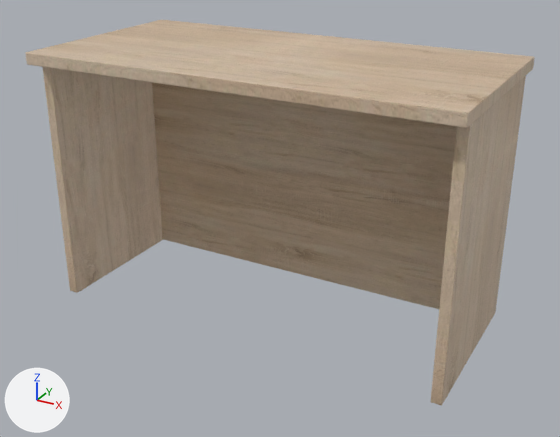
A saved change to the glTF model TableSonoma.glb.
The view is the same before and after, from a 50 mm camera at (2.313, -1.959, 1.177) aimed at (1.345, -0.198, 0.296). The axes (+X, +Y, +Z) are drawn at lower left. The lights are the same throughout. The picture after the commit comes second. Where no turn or scale is listed for an object, it has been applied to the vertices. Vertices at exactly the same position are counted once.
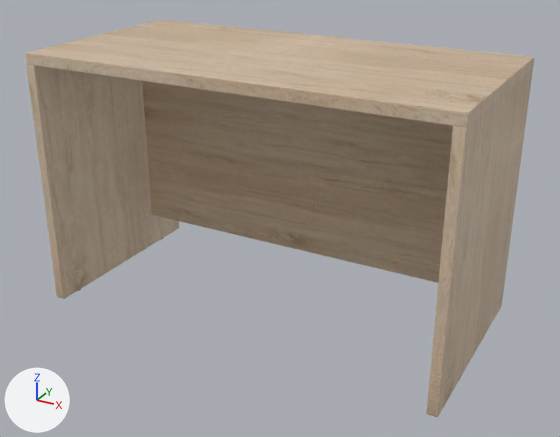
What differs and where, as boxes [x1, y1, x2, y2] in the pictures (560 x 437 px; the box of a moved part takes in the faces that stretch with it):
'Box005', reshaped, moved (11% shorter)
    before: [152, 83, 456, 309]
    after: [142, 81, 453, 283]
'Box003', reshaped, moved
    before: [43, 67, 163, 293]
    after: [26, 63, 179, 299]
'Box004', reshaped, moved (12% wider)
    before: [431, 76, 526, 406]
    after: [426, 70, 533, 417]
part 1 of me_box003, moved or reshaped
    before: [43, 67, 472, 406]
    after: [26, 63, 475, 417]
part 2 of me_box003, moved or reshaped
    before: [113, 76, 526, 354]
    after: [110, 70, 533, 355]
part 3 of me_box005, moved or reshaped
    before: [152, 83, 456, 309]
    after: [142, 83, 453, 283]

What changed in the scene script:
```text
Change me_box003:
    used by ob_box003; location = (0.729, -0.171, 0.437); rotation_euler = (0.0, 1.571, 0.0), in degrees (0, 90, 0)
    remove me_box003.from_pydata(...)  # 218 vertices, 432 faces; spans x -0.286..0.428, y -0.252..0.248, z 0.0..0.028
    add me_box003.from_pydata(...)  # 218 vertices, 432 faces; spans x -0.286..0.428, y -0.3..0.298, z 0.0..0.028
    me_box003 part 1: all 97 vertices in x -0.286..0.428, y -0.252..-0.187, z 0.0..0.028 are moved by (0.0, -0.048, 0.0)
    me_box003 part 2: all 97 vertices in x -0.286..0.428, y 0.18..0.248, z 0.0..0.028 are moved by (0.0, 0.05, 0.0)
Change me_box005:
    used by ob_box005; location = (1.321, 0.012, 0.577)
    remove me_box005.from_pydata(...)  # 218 vertices, 432 faces; spans x -0.578..0.578, y 0.0..0.032, z -0.565..0.15
    add me_box005.from_pydata(...)  # 218 vertices, 432 faces; spans x -0.578..0.578, y 0.0..0.032, z -0.458..0.15
    me_box005 part 3: all 97 vertices in x -0.578..0.578, y 0.0..0.032, z -0.565..-0.525 are moved by (0.0, 0.0, 0.107)
Change ob_box003:
    ob_box003.location: (0.729, -0.171, 0.437) -> (0.72, -0.171, 0.437)
Change ob_box004:
    ob_box004.location: (1.886, -0.171, 0.437) -> (1.892, -0.171, 0.437)
Change ob_box005:
    ob_box005.location: (1.321, 0.012, 0.577) -> (1.321, -0.026, 0.577)
```
